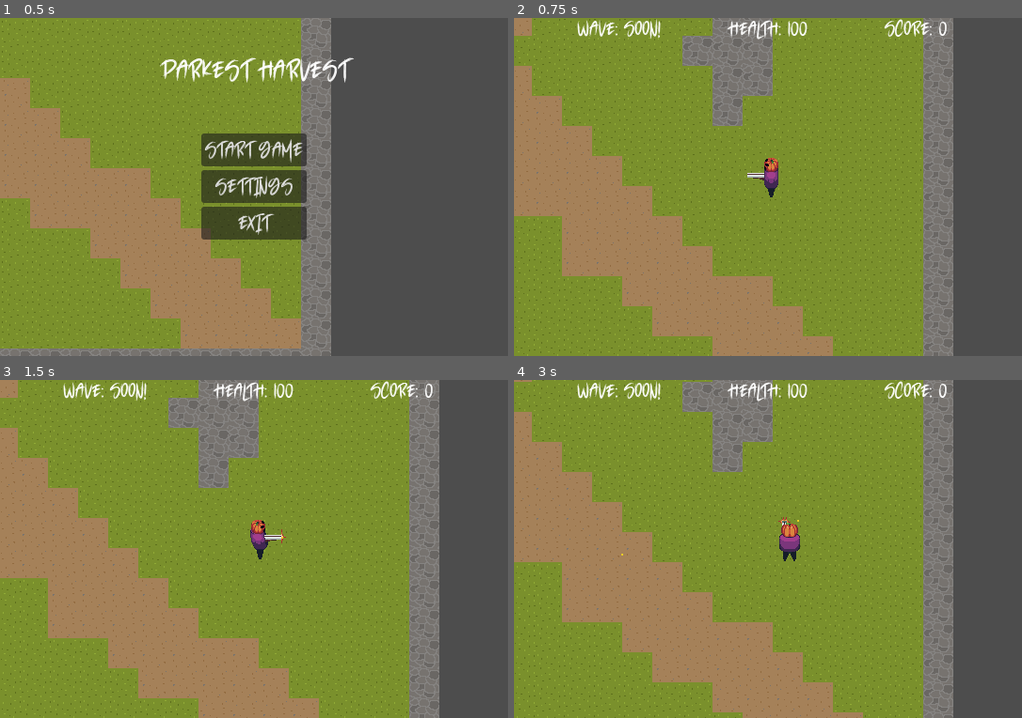
Above: before the commit, frames 1-4 (two rows, left to right).
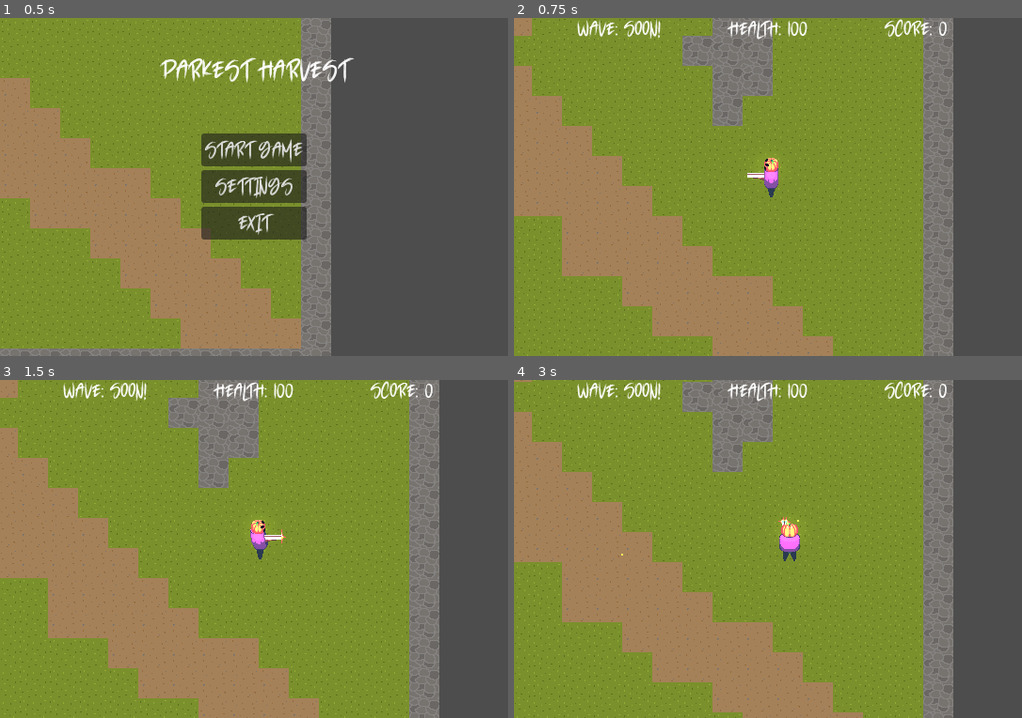
Above: after the commit, the same moments.

Repository: joshuardecker/eternal-harvest
Game: Godot game, scene res://Start/start.tscn
Same seed, same stepped clock (60 frames per second), same inputs: the game is played once before the commit and once after it.
Inputs (mouse positions are in pixels of both pictures, inside the frame that each line leads up to):
- Up to frame 1 (0.5 s): no input
- Up to frame 2 (0.75 s): click "Start Game" at 0.5 s
- Up to frame 3 (1.5 s): tap Enter at 1.25 s; move the mouse to (365, 532) at 1.27 s; hold D (right) from 1.28 s (still down); click (365, 532) at 1.35 s
- Up to frame 4 (3 s): move the mouse to (666, 565) at 2.02 s; release D (right) at 2.03 s; hold S (down) 2.03-2.78 s; click (666, 565) at 2.1 s; move the mouse to (818, 474) at 2.77 s; hold D (right) from 2.78 s (still down); click (818, 474) at 2.85 s

Frame 1 is identical in both runs. In frame 2, 0.3% of the frame differs, in the area x 45-53%, y 41-54%; in frame 3, 0.3%; in frame 4, 0.4%, in the area x 21-57%, y 40-54%.

Commit message:
Changed the modulates to have the entities stand out more in the new dark environment, soon will be done automatically

Diff:
--- a/Enemies/ghost.tscn
+++ b/Enemies/ghost.tscn
@@ -7,6 +7,7 @@
 [ext_resource type="Texture2D" uid="uid://qhvc5fo5l65t" path="res://Enemies/Assets/ghost-summon.png" id="4_255pj"]
 [ext_resource type="Script" path="res://Engines/hitbox.gd" id="4_ei0m8"]
 [ext_resource type="Script" path="res://Enemies/ghost_ai.gd" id="5_uh4gl"]
+[ext_resource type="Texture2D" uid="uid://d0p1dltlc3bmy" path="res://World/Light.png" id="8_xxtj2"]
 
 [sub_resource type="RectangleShape2D" id="RectangleShape2D_wy2y6"]
 size = Vector2(13, 7.5)
@@ -212,6 +213,7 @@
 size = Vector2(18, 22)
 
 [node name="ghost" type="CharacterBody2D"]
+modulate = Color(2, 2, 2, 1)
 script = ExtResource("1_t2ber")
 movement_type = "ai_movement"
 
@@ -267,4 +269,10 @@
 script = ExtResource("5_uh4gl")
 attack_range = 5.0
 
+[node name="PointLight" type="PointLight2D" parent="."]
+position = Vector2(0, -8)
+energy = 0.2
+texture = ExtResource("8_xxtj2")
+texture_scale = 0.15
+
 [connection signal="is_dead" from="HealthEngine" to="." method="_on_health_engine_is_dead"]
--- a/Player/bullet.tscn
+++ b/Player/bullet.tscn
@@ -9,6 +9,7 @@
 size = Vector2(2, 2)
 
 [node name="Bullet" type="CharacterBody2D"]
+modulate = Color(2.5, 2.5, 2.5, 1)
 script = ExtResource("1_apixn")
 
 [node name="Sprite" type="Sprite2D" parent="."]
@@ -23,7 +24,7 @@
 
 [node name="Hitbox" type="Area2D" parent="."]
 collision_layer = 2
-collision_mask = 4
+collision_mask = 5
 script = ExtResource("4_kx5qs")
 damage = 10.0
 
--- a/Player/player.tscn
+++ b/Player/player.tscn
@@ -1,10 +1,11 @@
-[gd_scene load_steps=44 format=3 uid="uid://dpe7m8fpsarqr"]
+[gd_scene load_steps=45 format=3 uid="uid://dpe7m8fpsarqr"]
 
 [ext_resource type="Script" path="res://Player/player.gd" id="1_njaer"]
 [ext_resource type="Texture2D" uid="uid://byf4bod6rrtwf" path="res://Player/Assets/pumpkin-player.png" id="2_lsqsm"]
 [ext_resource type="Script" path="res://Engines/health.gd" id="3_uy5c7"]
 [ext_resource type="Script" path="res://Player/gun_engine.gd" id="4_1v6bh"]
 [ext_resource type="Script" path="res://Engines/hitbox.gd" id="5_rd677"]
+[ext_resource type="Texture2D" uid="uid://d0p1dltlc3bmy" path="res://World/Light.png" id="6_4jqn3"]
 
 [sub_resource type="RectangleShape2D" id="RectangleShape2D_8pghi"]
 size = Vector2(14, 27)
@@ -408,6 +409,7 @@
 graph_offset = Vector2(-216, -6)
 
 [node name="Player" type="CharacterBody2D" groups=["Player"]]
+modulate = Color(2, 2, 2, 1)
 script = ExtResource("1_njaer")
 
 [node name="Sprite" type="Sprite2D" parent="."]
@@ -463,4 +465,11 @@
 drag_right_margin = 0.1
 drag_bottom_margin = 0.1
 
+[node name="PointLight" type="PointLight2D" parent="."]
+position = Vector2(0, -20)
+color = Color(1, 1, 0.486275, 1)
+energy = 0.1
+texture = ExtResource("6_4jqn3")
+texture_scale = 0.15
+
 [connection signal="took_damage" from="HealthEngine" to="." method="_on_health_engine_took_damage"]
Not shown: 1 places in Enemies/ghost.tscn that only renumber resources
